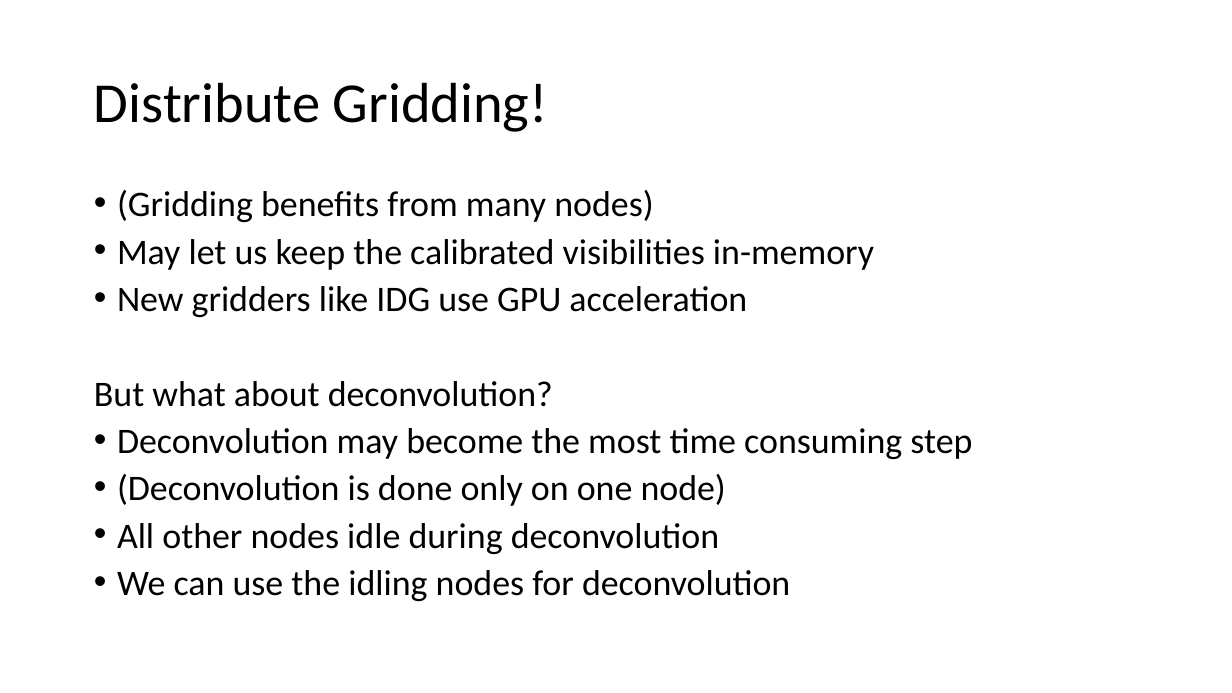
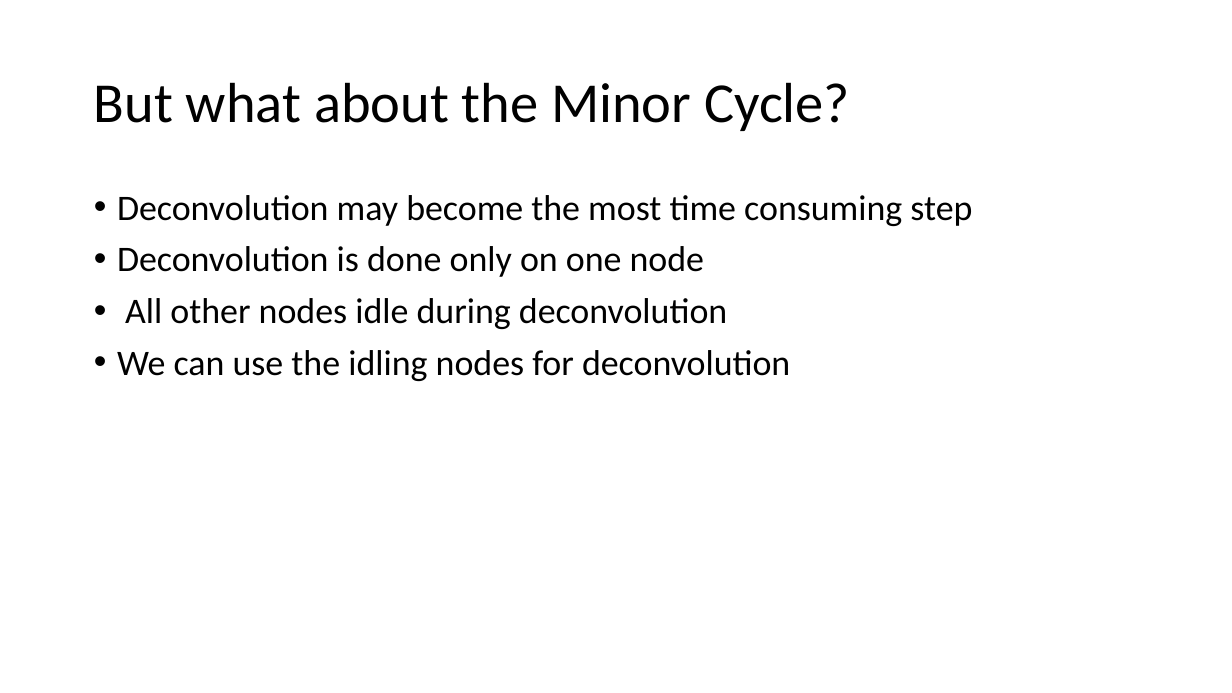
Before and after one commit to lord-blueberry/p9-doc, a slide deck: slide 7 of SKA-Days/Towards Distributed Image Reconstruction.pptx (slide 16 before the commit). Drawn at 1232x693 pixels with LibreOffice and Linux fonts; fonts in the diff are those of the drawing. Boxes give left, top, right and bottom in pixels: in the first picture for what was removed or moved away, otherwise in the second. Text is boxed around its words. In the diff, an @@ line names an element or a change of style, - is before the commit and + after.

```diff
--- a/SKA-Days/Towards Distributed Image Reconstruction.pptx
+++ b/SKA-Days/Towards Distributed Image Reconstruction.pptx
@@ title at (94,82,850,131): text changed @@
-Distribute Gridding!
+But what about the Minor Cycle?
@@ text at (94,190,874,407): paragraphs removed @@
-• (Gridding benefits from many nodes)
-• May let us keep the calibrated visibilities in-memory
-• New gridders like IDG use GPU acceleration
-But what about deconvolution?
@@ text at (117,195,972,381): line spacing 0.8 to 0.9 @@
@@ text at (117,246,704,277): text changed @@
-• (Deconvolution is done only on one node)
+• Deconvolution is done only on one node
```
Also in this commit, not shown: 11 other slides changed, 3 slides added, 13 slides removed, 2 other files.
